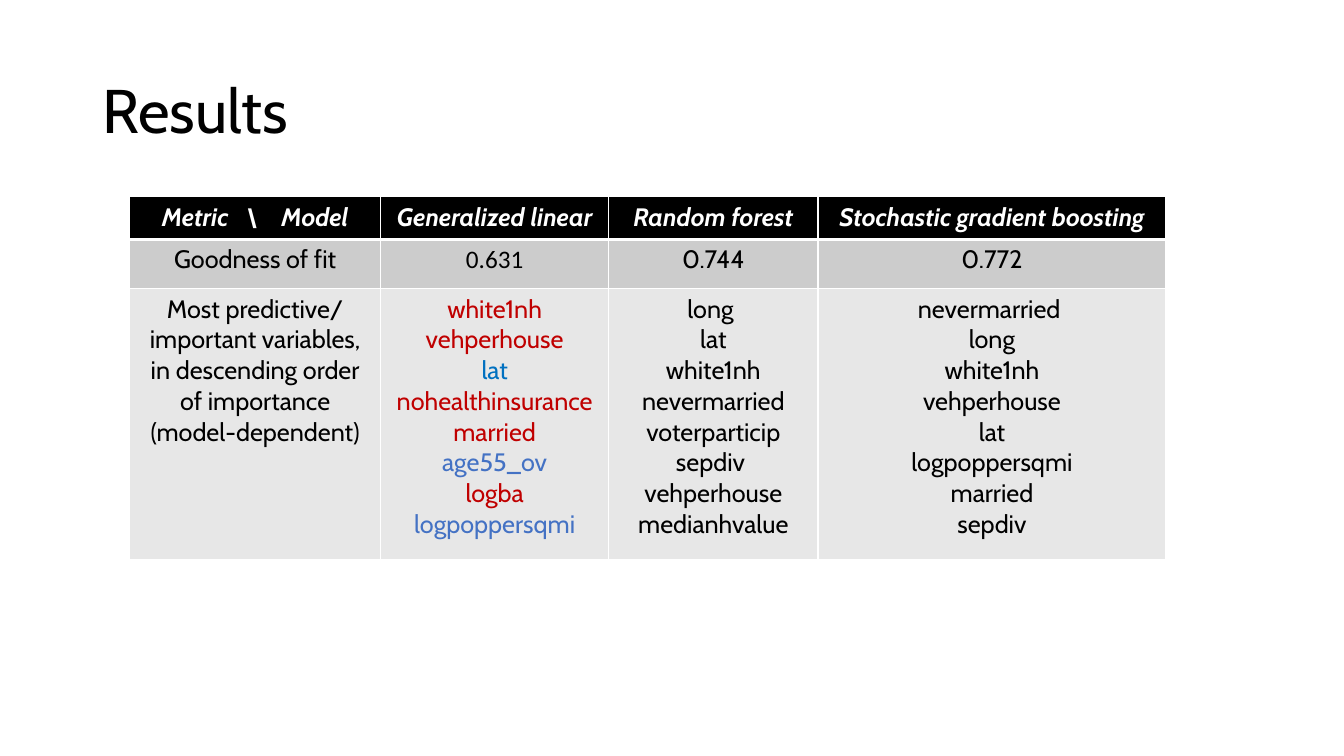
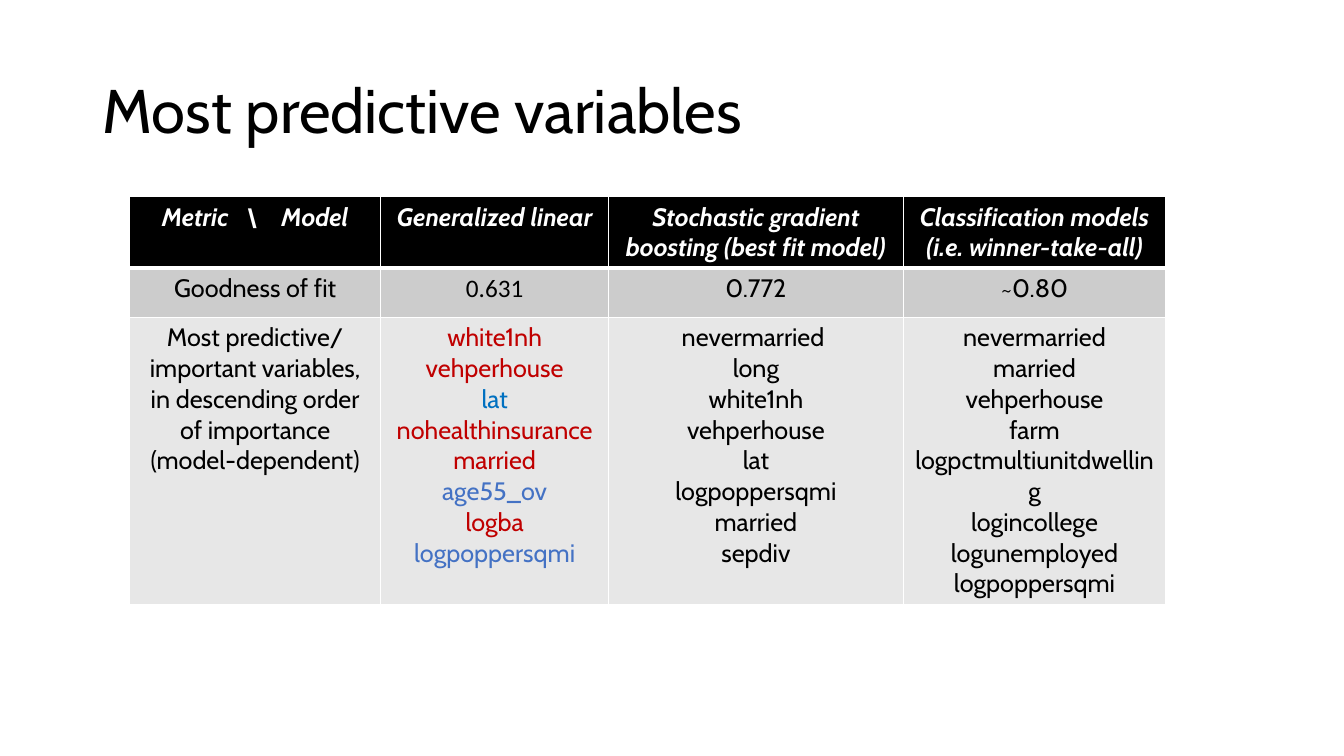
Before and after one commit to mosew/math650, a slide deck: slide 33 of votes/2000/Predicting 2000 Presidential Election Results.pptx (slide 32 before the commit). Drawn at 1344x756 pixels with LibreOffice and Linux fonts; fonts in the diff are those of the drawing. Boxes give left, top, right and bottom in pixels: in the first picture for what was removed or moved away, otherwise in the second. Text is boxed around its words. In the diff, an @@ line names an element or a change of style, - is before the commit and + after.

```diff
--- a/votes/2000/Predicting 2000 Presidential Election Results.pptx
+++ b/votes/2000/Predicting 2000 Presidential Election Results.pptx
@@ title at (102,86,742,147): text changed @@
-Results
+Most predictive variables
@@ table at (130,197,1167,603) @@
-row 1, column 3: Random forest
+row 1, column 3: Stochastic gradient boosting (best fit model)
-row 1, column 4: Stochastic gradient boosting
+row 1, column 4: Classification models / (i.e. winner-take-all)
-row 2, column 3: 0.744
+row 2, column 3: 0.772
-row 2, column 4: 0.772
+row 2, column 4: ~0.80
-row 3, column 3: long / lat / white1nh / nevermarried / voterparticip / sepdiv / vehperhouse / medianhvalue
+row 3, column 3: nevermarried / long / white1nh / vehperhouse / lat / logpoppersqmi / married / sepdiv
-row 3, column 4: nevermarried / long / white1nh / vehperhouse / lat / logpoppersqmi / married / sepdiv
+row 3, column 4: nevermarried / married / vehperhouse / farm / logpctmultiunitdwelling / logincollege / logunemployed / logpoppersqmi
```
Also in this commit, not shown: 7 other slides changed, 13 slides added, 6 slides removed, 14 other files.
